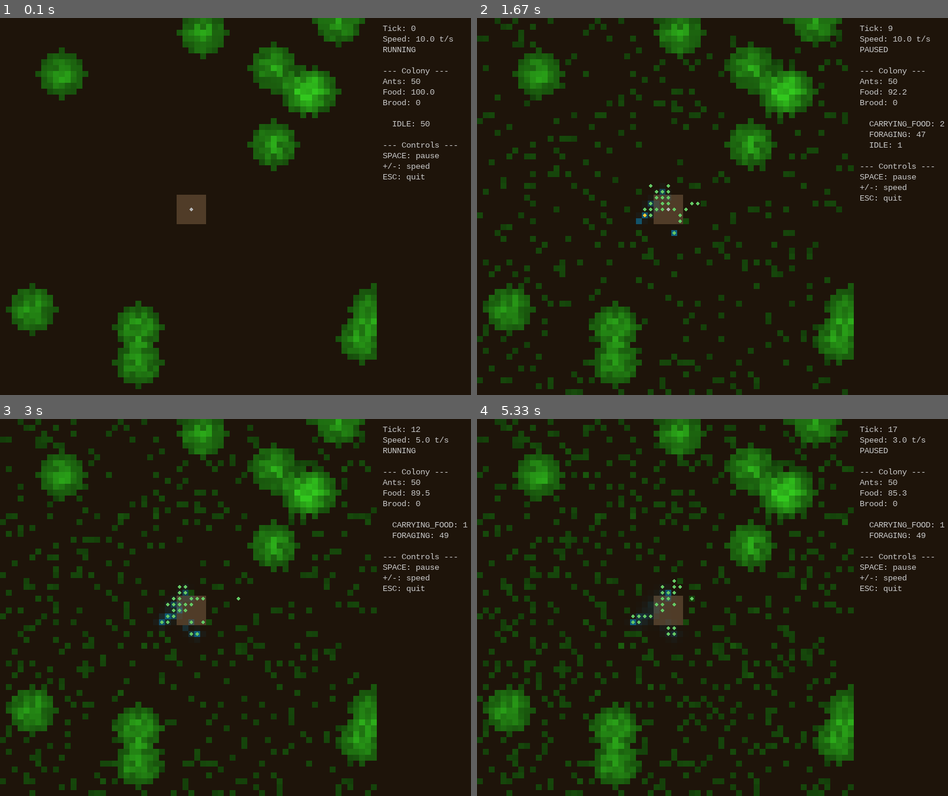
Above: before the commit, frames 1-4 (two rows, left to right).
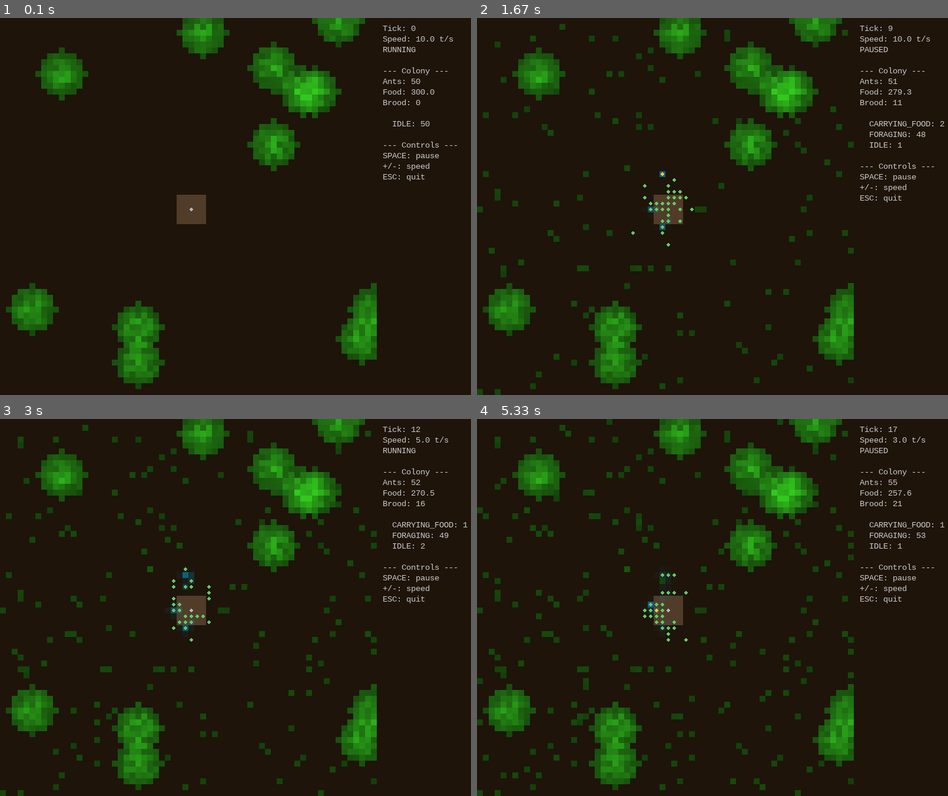
Above: after the commit, the same moments.

Repository: petrofang/anthemyr
Game: pygame game, started from anthemyr/__main__.py
Two runs of this game, one before a commit and one after it. Both use one fixed random seed, a clock stepped at 60 frames per second and the inputs below.
Inputs:
- Up to frame 1 (0.1 s): no input
- Up to frame 2 (1.67 s): tap Space at 0.33, 0.73, 1.03, 1.23, 1.57 s
- Up to frame 3 (3 s): tap Space at 1.87, 2.07, 2.37, 2.63, 2.97 s; tap - at 2.15 s
- Up to frame 4 (5.33 s): tap Space at 3.27, 3.4, 3.8, 4.1, 4.47, 4.87, 5.17 s; tap - at 3.48, 4.95 s; tap + at 5.3 s

The runs differ from the first frame. In frame 1, less than 0.1% of the frame differs, in the area x 87-89%, y 18-21%; in frame 2, 8.7%; in frame 3, 12%; in frame 4, 15%, in the area x 0-97%, y 0-100%.

Commit message:
Rebalance economy: fix early die-off and slow recovery
Starting conditions:
- food_stores default: 100 → 300 (food_per_ant = 6.0 at start,
  gives foragers time to establish trails before pressure)

Comfort threshold:
- comfort_food_per_ant: 2.0 → 1.0 (50 ants only need 50 food
  to be comfortable, not 100)

Food regeneration:
- food_regen_rate: 0.01 → 0.003 (map regen drops from ~12 to
  ~3.7 food/tick — stops entire map filling with food)

Brood recovery:
- brood_mature_ticks: 80 → 40 (halved hatch time, recovery
  after die-off starts in ~40 ticks not ~320)

Trickle egg-laying (colony.py):
- Below comfort but above 50% comfort, queen still lays at
  10% of normal rate — prevents the dead zone where zero
  eggs are laid for hundreds of ticks during mild stress
- Hard cutoff now at 50% of comfort (severe stress only)

Tests: 61 passing, updated for new egg-laying behavior.

Diff:
--- a/anthemyr/colony/colony.py
+++ b/anthemyr/colony/colony.py
@@ -38,7 +38,7 @@
     colony_id: int
     nest_x: int
     nest_y: int
-    food_stores: float = 100.0
+    food_stores: float = 300.0
     brood_count: int = 0
     brood_progress: int = 0
     traits: Traits = field(default_factory=Traits)
@@ -129,12 +129,16 @@
         creating a natural cap: as population grows, food-per-ant drops
         and reproduction slows — a smooth density-dependent brake.
 
+        Below comfort but above 50% comfort, a trickle of eggs (10%
+        of normal rate) are still laid, preventing total reproductive
+        stall during mild stress.
+
         Each egg costs 1 food unit.
 
         Args:
             egg_rate: Maximum eggs per tick at very high food-per-ant.
             comfort_food_per_ant: Food-per-ant threshold below which
-                the queen stops laying.
+                reproduction slows dramatically.
             rng: Seeded random generator.
         """
         n = len(self.ants)
@@ -144,12 +148,19 @@
 
         food_per_ant = self.food_stores / n
 
+        if food_per_ant <= comfort_food_per_ant * 0.5:
+            return  # colony is severely stressed — no reproduction
+
         if food_per_ant <= comfort_food_per_ant:
-            return  # colony is stressed — no reproduction
-
-        # Proportion above comfort: scales 0→∞ but we cap the egg output
-        excess_ratio = (food_per_ant - comfort_food_per_ant) / comfort_food_per_ant
-        expected_eggs = egg_rate * min(excess_ratio, 3.0)
+            # Trickle reproduction: 10% rate when between 50%-100% comfort
+            stress_ratio = (food_per_ant - comfort_food_per_ant * 0.5) / (
+                comfort_food_per_ant * 0.5
+            )
+            expected_eggs = egg_rate * 0.1 * stress_ratio
+        else:
+            # Proportion above comfort: scales 0→∞ but we cap the egg output
+            excess_ratio = (food_per_ant - comfort_food_per_ant) / comfort_food_per_ant
+            expected_eggs = egg_rate * min(excess_ratio, 3.0)
 
         # Stochastic: fractional part becomes a probability
         whole = int(expected_eggs)
--- a/anthemyr/simulation/config.py
+++ b/anthemyr/simulation/config.py
@@ -44,17 +44,17 @@
 
     # Ant lifecycle
     max_age: int = 1000
-    comfort_food_per_ant: float = 2.0
+    comfort_food_per_ant: float = 1.0
     max_starvation_damage: float = 0.04
     consumption_per_ant: float = 0.02
 
     # Food regeneration
-    food_regen_rate: float = 0.01
+    food_regen_rate: float = 0.003
     food_cap: float = 5.0
 
     # Brood development
     egg_rate: float = 0.5
-    brood_mature_ticks: int = 80
+    brood_mature_ticks: int = 40
 
     pheromone_defaults: dict[str, dict[str, float]] = field(default_factory=dict)
 
--- a/config/default.yaml
+++ b/config/default.yaml
@@ -13,17 +13,17 @@
 # Colony
 initial_ants: 50
 max_age: 1000                  # ticks before an ant dies of old age
-comfort_food_per_ant: 2.0      # food-per-ant threshold: above = comfortable, below = pressure
+comfort_food_per_ant: 1.0      # food-per-ant threshold: above = comfortable, below = pressure
 max_starvation_damage: 0.04    # max HP lost per ant per tick at zero food-per-ant
 consumption_per_ant: 0.02      # food consumed per ant per tick
 
 # Food regeneration
-food_regen_rate: 0.01      # probability per non-nest cell per tick
+food_regen_rate: 0.003     # probability per non-nest cell per tick
 food_cap: 5.0              # max food a cell can hold
 
 # Brood development
 egg_rate: 0.5              # max eggs per tick at high food-per-ant
-brood_mature_ticks: 80     # ticks for brood to become an adult ant
+brood_mature_ticks: 40     # ticks for brood to become an adult ant
 
 # Per-pheromone-type overrides for diffusion and evaporation rates.
 # Any type not listed here uses the PheromoneLayer defaults (0.1 / 0.05).
--- a/tests/test_lifecycle.py
+++ b/tests/test_lifecycle.py
@@ -204,17 +204,17 @@
 class TestBroodDevelopment:
     """Tests for queen egg-laying and brood maturation."""
 
-    def test_no_eggs_when_low_food(self, rng: Generator) -> None:
-        """Colony doesn't lay eggs when food-per-ant is below comfort."""
-        colony = Colony(
-            colony_id=0,
-            nest_x=4,
-            nest_y=4,
-            food_stores=5.0,
-        )
-        colony.spawn_ant(rng)  # 1 ant, food_per_ant = 5.0
-        colony.spawn_ant(rng)  # 2 ants, food_per_ant = 2.5
-        colony.spawn_ant(rng)  # 3 ants, food_per_ant = 1.67 < 2.0
+    def test_no_eggs_when_severely_stressed(self, rng: Generator) -> None:
+        """Colony doesn't lay eggs when food-per-ant is below 50% comfort."""
+        colony = Colony(
+            colony_id=0,
+            nest_x=4,
+            nest_y=4,
+            food_stores=2.0,
+        )
+        colony.spawn_ant(rng)  # 1 ant, food_per_ant = 2.0
+        colony.spawn_ant(rng)  # 2 ants, food_per_ant = 1.0
+        colony.spawn_ant(rng)  # 3 ants, food_per_ant = 0.67 < 1.0 (50% of 2.0)
         colony.lay_eggs(egg_rate=0.5, comfort_food_per_ant=2.0, rng=rng)
         assert colony.brood_count == 0
 
